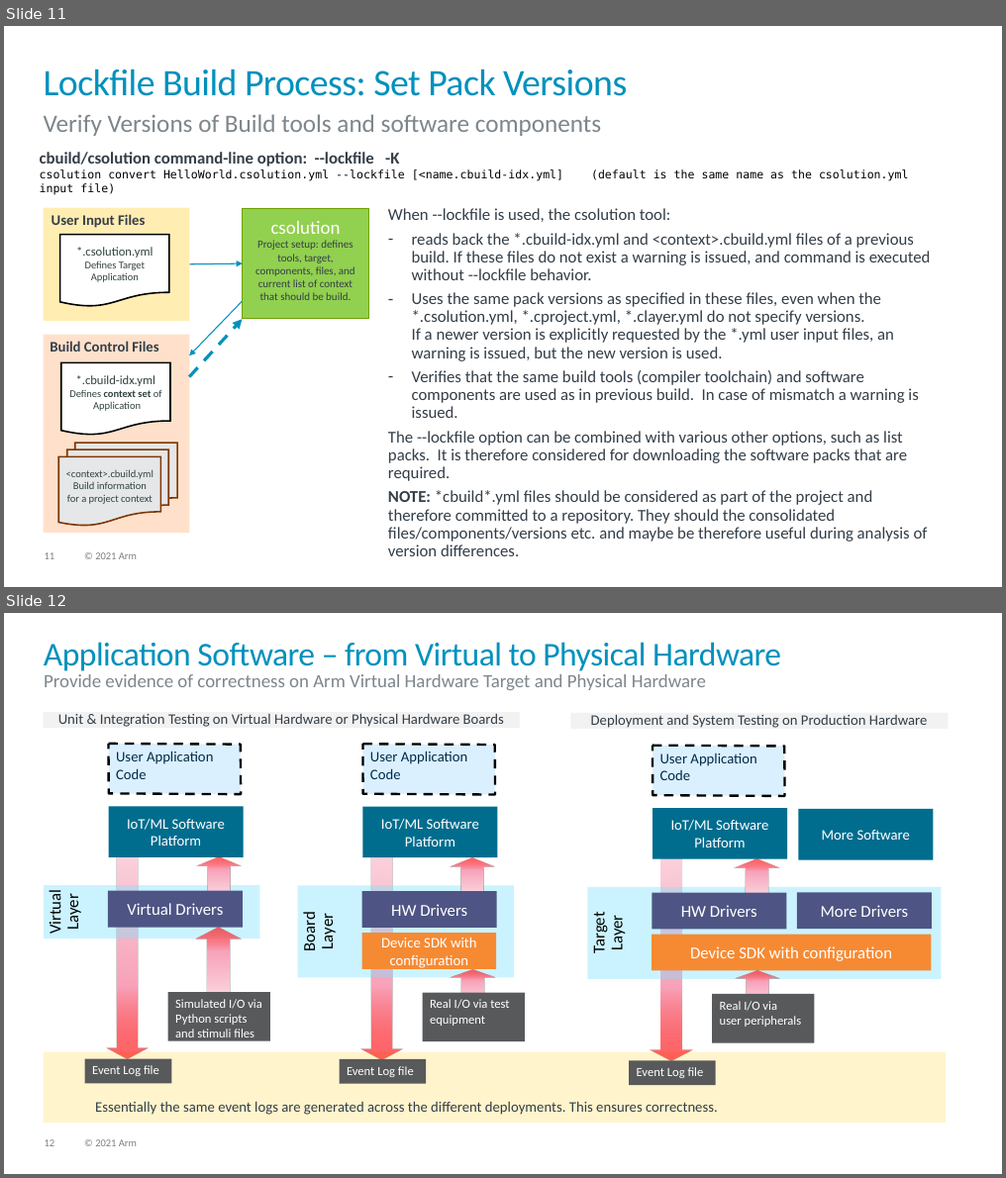
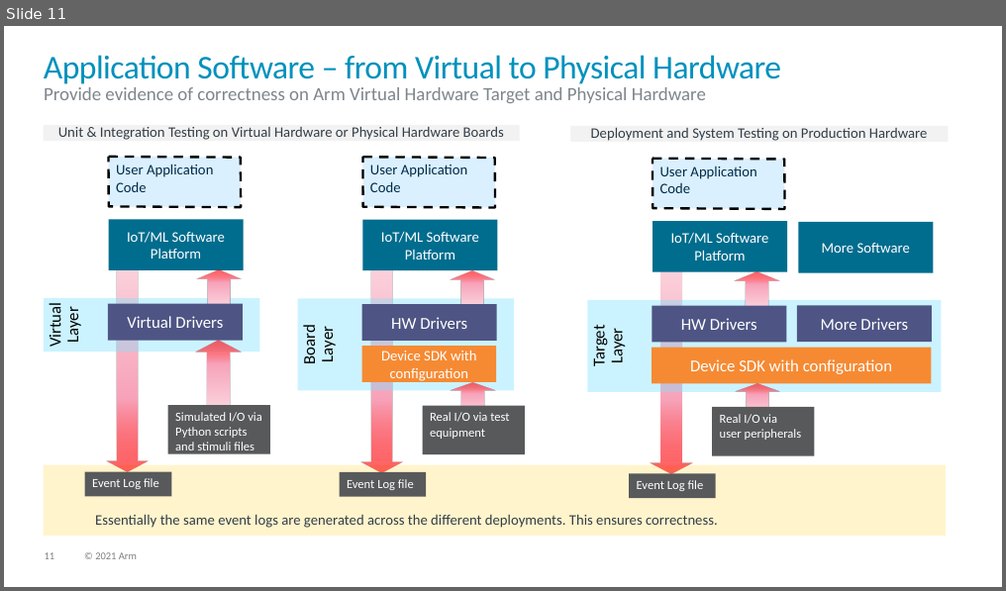
Before and after one commit to Open-CMSIS-Pack/cmsis-toolbox, a slide deck: docs/images/overview.pptx. Shown one above the other, each under a label of ours: slides 11 and 12 before the commit, slide 11 after it. The pictures are 1006x1178 and 1006x591 pixels, drawn with LibreOffice and Linux fonts; fonts in the diff are those of the drawing. Boxes give left, top, right and bottom in pixels: in the first picture for what was removed or moved away, otherwise in the second. Text is boxed around its words. In the diff, an @@ line names an element or a change of style, - is before the commit and + after.

Commit message:
Build Overview - overview improved

```diff
--- a/docs/images/overview.pptx
+++ b/docs/images/overview.pptx
@@ slide 11 removed at bbox=[4, 26, 1002, 587], background #FFFFFF; not listed: 2 template elements that a slide beside it also shows @@
@@ title removed at bbox=[44, 69, 627, 96] @@
-Lockfile Build Process: Set Pack Versions
@@ text removed at bbox=[44, 114, 601, 136] @@
-Verify Versions of Build tools and software components
@@ text removed at bbox=[40, 152, 909, 180] @@
-cbuild/csolution command-line option: --lockfile -K
-csolution convert HelloWorld.csolution.yml --lockfile [<name.cbuild-idx.yml] (default is the same name as the csolution.yml input file)
@@ rectangle removed at bbox=[43, 208, 189, 321] @@
@@ text removed at bbox=[52, 214, 145, 228] @@
-User Input Files
@@ rectangle removed at bbox=[243, 209, 368, 319] @@
-csolution
-Project setup: defines tools, target, components, files, and current list of context that should be build.
@@ text removed at bbox=[388, 208, 931, 557] @@
-When --lockfile is used, the csolution tool:
-– reads back the *.cbuild-idx.yml and <context>.cbuild.yml files of a previous build. If these files do not exist a warning is issued, and command is executed without --lockfile behavior.
-– Uses the same pack versions as specified in these files, even when the *.csolution.yml, *.cproject.yml, *.clayer.yml do not specify versions.
-  If a newer version is explicitly requested by the *.yml user input files, an warning is issued, but the new version is used.
-– Verifies that the same build tools (compiler toolchain) and software components are used as in previous build. In case of mismatch a warning is issued.
-The --lockfile option can be combined with various other options, such as list packs. It is therefore considered for downloading the software packs that are required.
-NOTE: *cbuild*.yml files should be considered as part of the project and therefore committed to a repository. They should the consolidated files/components/versions etc. and maybe be therefore useful during analysis of version differences.
@@ flow chart document removed at bbox=[60, 235, 169, 307] @@
-*.csolution.yml
-Defines Target Application
@@ arrow removed from (190, 265) to (243, 264) @@
@@ arrow removed from (242, 301) to (190, 356) @@
@@ arrow removed from (190, 377) to (242, 319) @@
@@ rectangle removed at bbox=[43, 335, 189, 533] @@
@@ text removed at bbox=[50, 341, 158, 352] @@
-Build Control Files
@@ flow chart document removed at bbox=[60, 363, 170, 436] @@
-*.cbuild-idx.yml
-Defines context set of Application
@@ flow chart multidocument removed at bbox=[58, 443, 177, 526] @@
-<context>.cbuild.yml Build information
-for a project context
@@ what was slide 12 is now slide 11 @@
```
Also in this commit, not shown: 3 slides changed, 1 other file.
